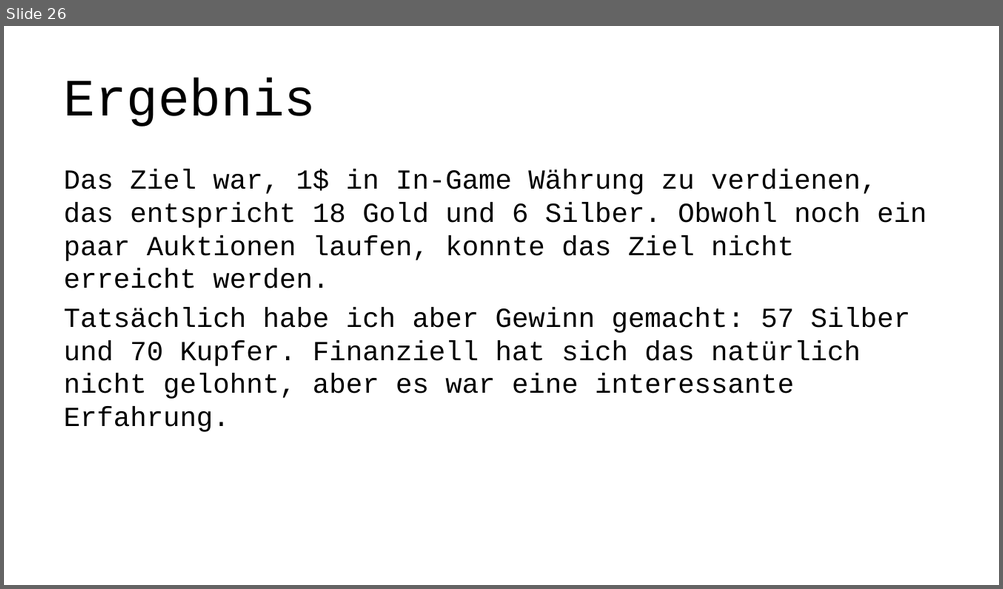
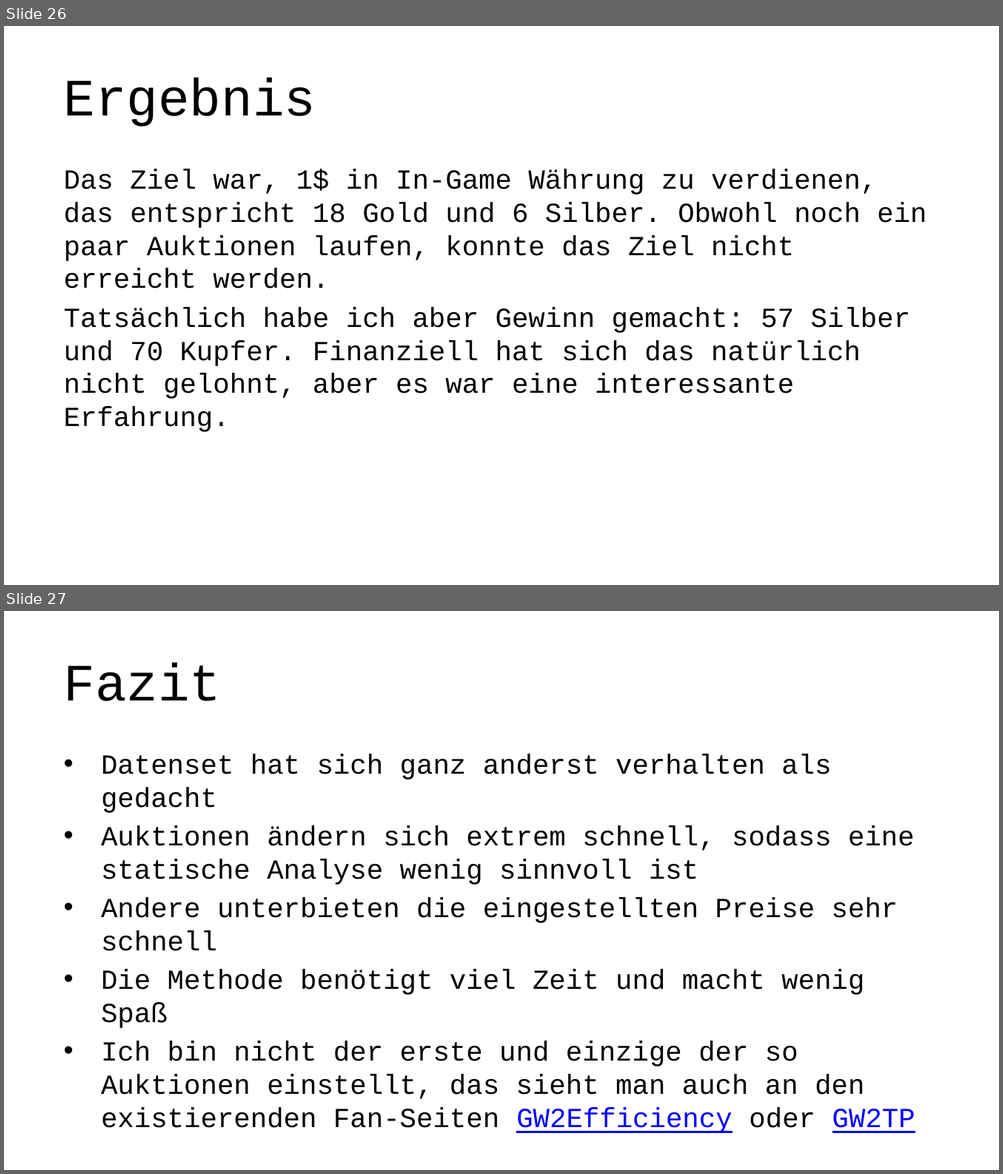
Before and after one commit to lz039/Gw2Trading, a slide deck: reports/presentation.pptx. Shown one above the other, each under a label of ours: slide 26 before the commit, slides 26 and 27 after it. The pictures are 1003x589 and 1003x1174 pixels, drawn with LibreOffice and Linux fonts; fonts in the diff are those of the drawing. Boxes give left, top, right and bottom in pixels: in the first picture for what was removed or moved away, otherwise in the second. Text is boxed around its words. In the diff, an @@ line names an element or a change of style, - is before the commit and + after.

```diff
--- a/reports/presentation.pptx
+++ b/reports/presentation.pptx
@@ slide 27 added at (x1=4, y1=611, x2=999, y2=1170), background #FFFFFF @@
@@ title added at (x1=64, y1=664, x2=222, y2=701), 38 pt, text #000000 @@
+Fazit
@@ text added at (x1=101, y1=754, x2=915, y2=1133), 20 pt, text #000000 @@
+• Datenset hat sich ganz anderst verhalten als gedacht
+• Auktionen ändern sich extrem schnell, sodass eine statische Analyse wenig sinnvoll ist
+• Andere unterbieten die eingestellten Preise sehr schnell
+• Die Methode benötigt viel Zeit und macht wenig Spaß
+• Ich bin nicht der erste und einzige der so Auktionen einstellt, das sieht man auch an den existierenden Fan-Seiten GW2Efficiency oder GW2TP
```
Also in this commit, not shown: 4 slides changed, 1 slide removed, 4 other files.
